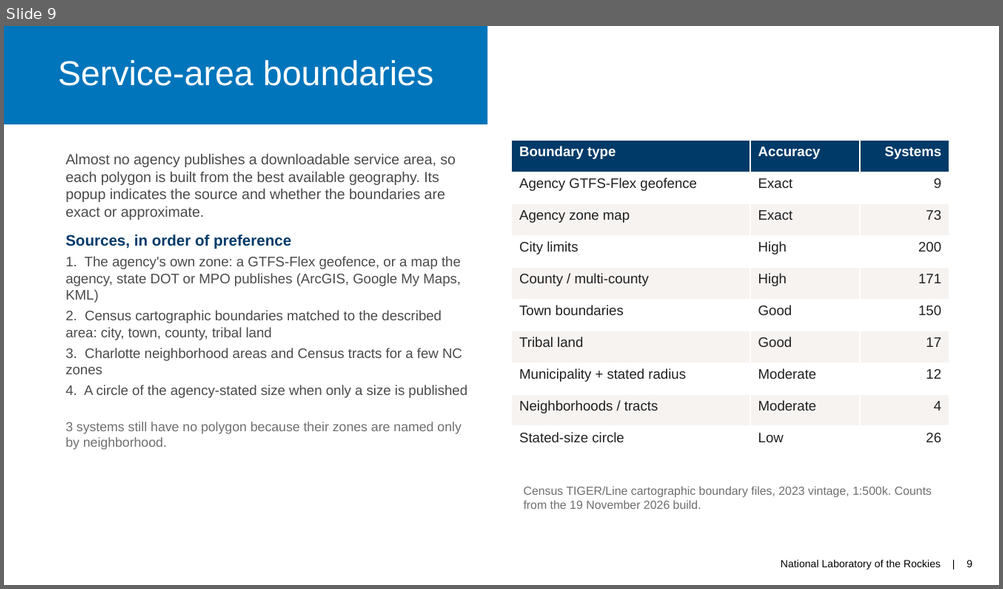
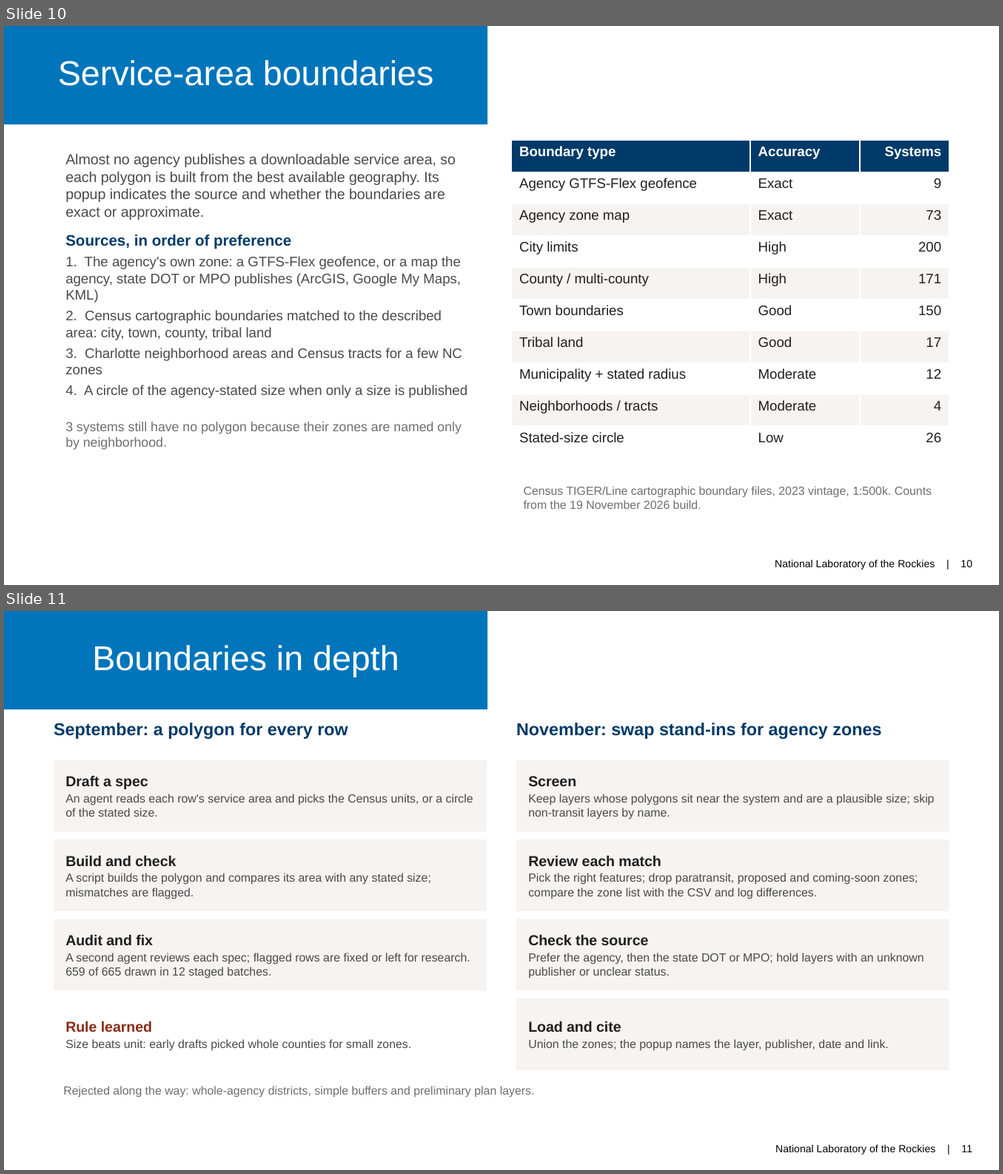
Before and after one commit to jfish79/odt-dashboard, a slide deck: docs/ODT-Database-Project-Summary-2026-11.pptx. Shown one above the other, each under a label of ours: slide 9 before the commit, slides 10 and 11 after it. The pictures are 1003x589 and 1003x1174 pixels, drawn with LibreOffice and Linux fonts; fonts in the diff are those of the drawing. Boxes give left, top, right and bottom in pixels: in the first picture for what was removed or moved away, otherwise in the second. Text is boxed around its words. In the diff, an @@ line names an element or a change of style, - is before the commit and + after.

```diff
--- a/docs/ODT-Database-Project-Summary-2026-11.pptx
+++ b/docs/ODT-Database-Project-Summary-2026-11.pptx
@@ slide 11 added at (4,611,999,1170), background #FFFFFF; not listed: 2 template elements that a slide beside it also shows @@
@@ title added at (4,611,487,709), fill #0075BB, 25 pt, text #FFFFFF @@
+Boundaries in depth
@@ text added at (54,723,347,739), 12.5 pt, text #003A69, bold @@
+September: a polygon for every row
@@ text added at (516,723,881,739), 12.5 pt, text #003A69, bold @@
+November: swap stand-ins for agency zones
@@ rectangle added at (54,760,486,832), fill #F6F3F1, 8.5 pt, text #4A4A4A @@
+Draft a spec
+An agent reads each row's service area and picks the Census units, or a circle of the stated size.
@@ rectangle added at (516,760,949,832), fill #F6F3F1, 8.5 pt, text #4A4A4A @@
+Screen
+Keep layers whose polygons sit near the system and are a plausible size; skip non-transit layers by name.
@@ rectangle added at (54,840,486,911), fill #F6F3F1, 8.5 pt, text #4A4A4A @@
+Build and check
+A script builds the polygon and compares its area with any stated size; mismatches are flagged.
@@ rectangle added at (516,840,949,911), fill #F6F3F1, 8.5 pt, text #4A4A4A @@
+Review each match
+Pick the right features; drop paratransit, proposed and coming-soon zones; compare the zone list with the CSV and log differences.
@@ rectangle added at (54,920,486,991), fill #F6F3F1, 8.5 pt, text #4A4A4A @@
+Audit and fix
+A second agent reviews each spec; flagged rows are fixed or left for research. 659 of 665 drawn in 12 staged batches.
@@ rectangle added at (516,920,949,991), fill #F6F3F1, 8.5 pt, text #4A4A4A @@
+Check the source
+Prefer the agency, then the state DOT or MPO; hold layers with an unknown publisher or unclear status.
@@ rectangle added at (516,999,949,1071), fill #F6F3F1, 8.5 pt, text #4A4A4A @@
+Load and cite
+Union the zones; the popup names the layer, publisher, date and link.
@@ text added at (65,1021,412,1051), 8.5 pt, text #4A4A4A @@
+Rule learned
+Size beats unit: early drafts picked whole counties for small zones.
@@ text added at (63,1086,535,1098), 8.5 pt, text #6E6E6E @@
+Rejected along the way: whole-agency districts, simple buffers and preliminary plan layers.
@@ what was slide 9 is now slide 10 @@
@@ text at (774,560,972,570): text changed @@
-National Laboratory of the Rockies | 9
+National Laboratory of the Rockies | 10
```
Also in this commit, not shown: 1 other slide added, 2 other files.
